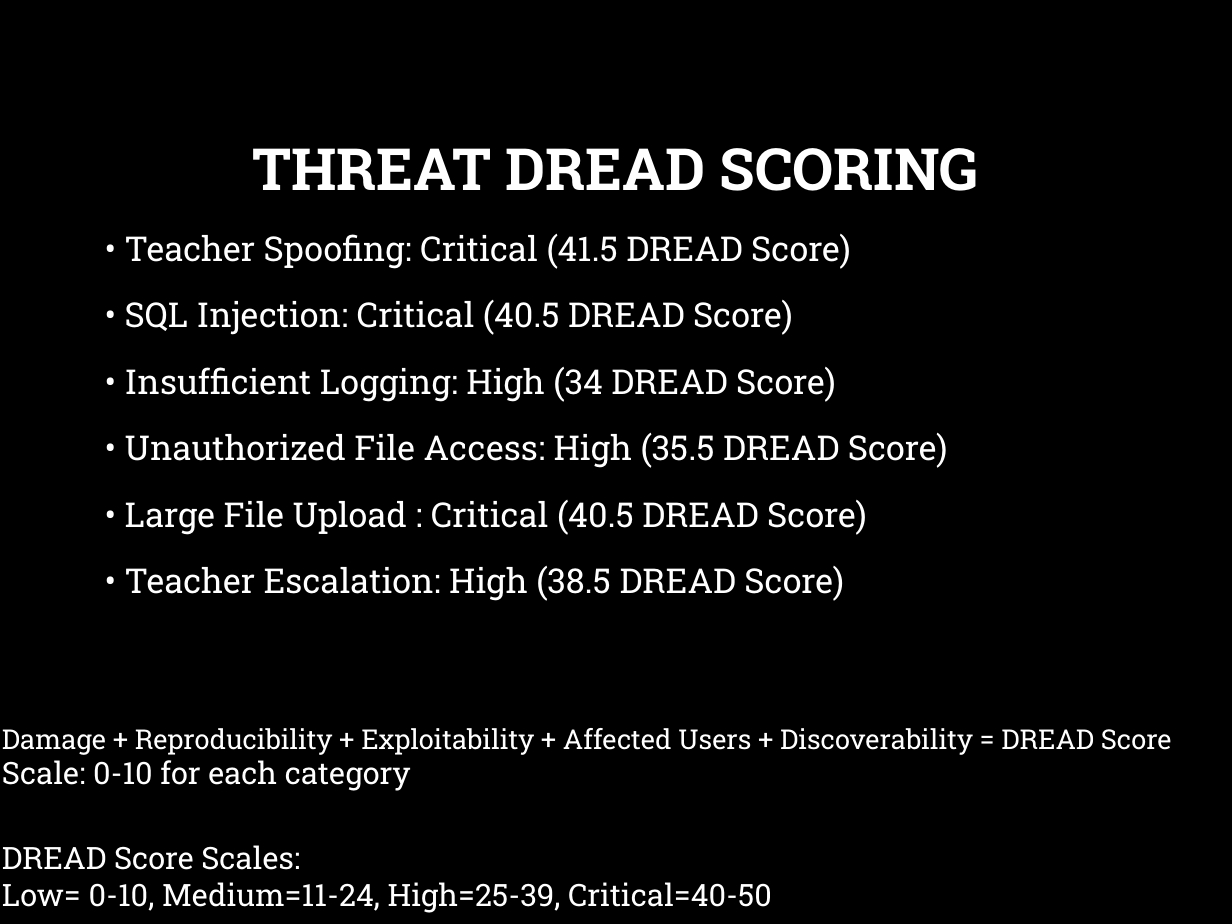
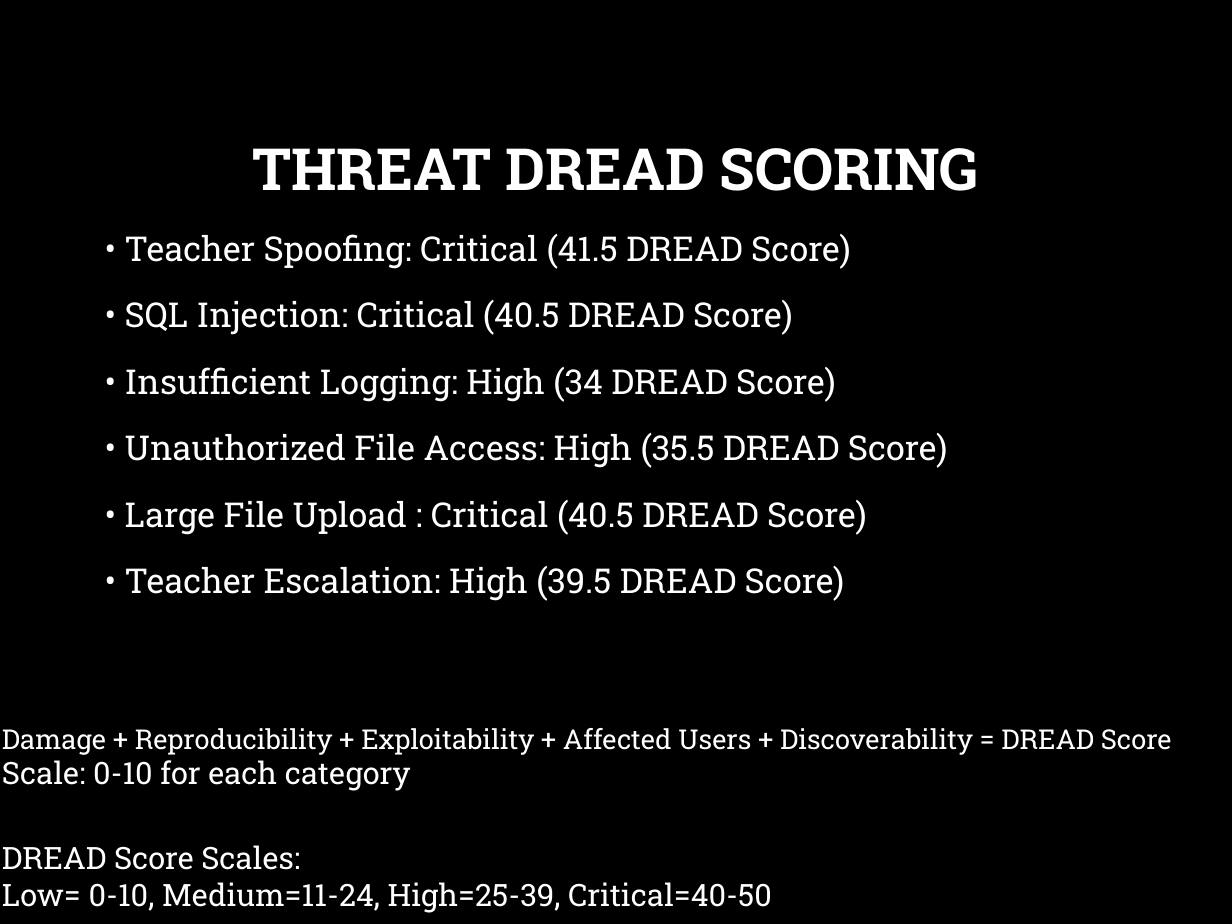
Before and after one commit to rafis-hub/sec_arch_design, a slide deck: slide 9 of security_arcitecture_design_askhseis/Threat_Modeling_Presentation.pptx. Drawn at 1232x924 pixels with LibreOffice and Linux fonts; fonts in the diff are those of the drawing; background and template pictures are left out. Boxes give left, top, right and bottom in pixels: in the first picture for what was removed or moved away, otherwise in the second. Text is boxed around its words. In the diff, an @@ line names an element or a change of style, - is before the commit and + after.

```diff
--- a/security_arcitecture_design_askhseis/Threat_Modeling_Presentation.pptx
+++ b/security_arcitecture_design_askhseis/Threat_Modeling_Presentation.pptx
@@ text at [125, 566, 845, 601]: text changed @@
-• Teacher Escalation: High (38.5 DREAD Score)
+• Teacher Escalation: High (39.5 DREAD Score)
```
Also in this commit, not shown: 5 other slides changed, 2 other files.
